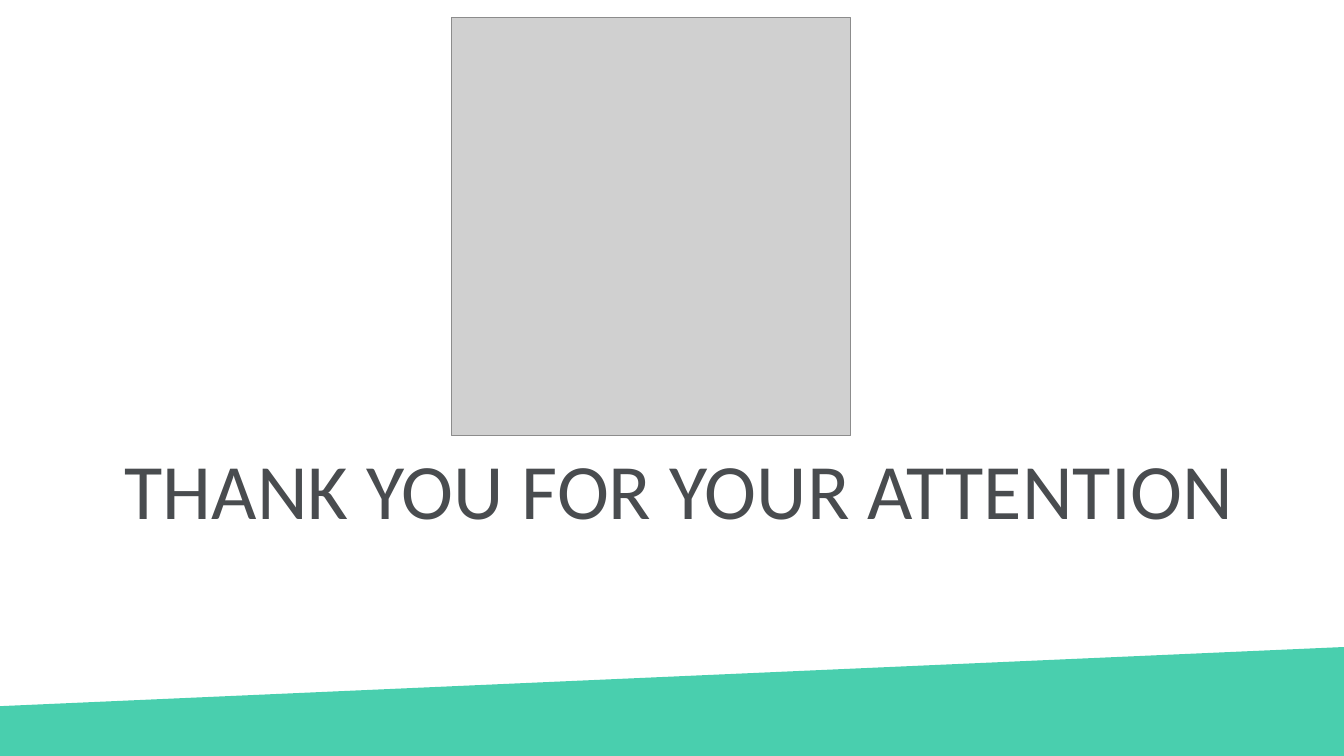
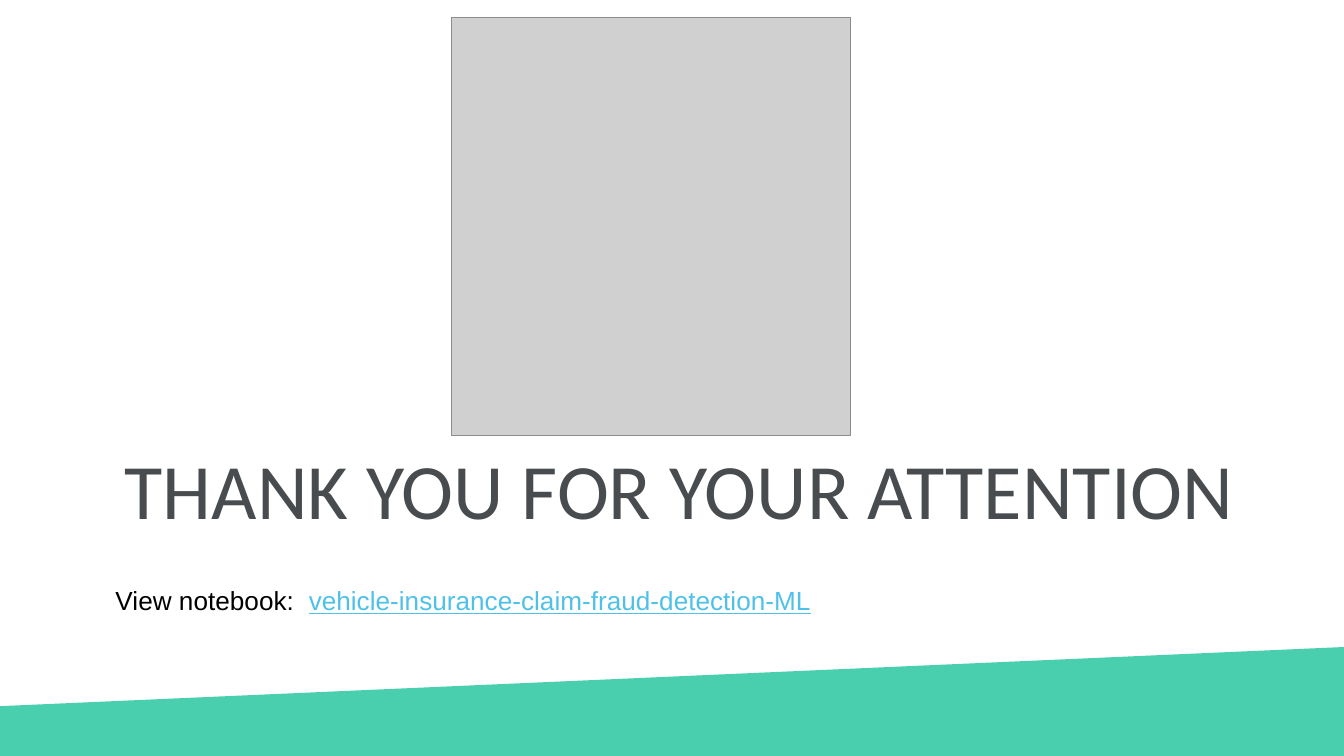
Before and after one commit to David38mk/vehicle-insurance-claim-fraud-datection-ML, a slide deck: slide 26 of reports/0_Machine Learning Presentation Template - Templateswise.com.pptx. Drawn at 1344x756 pixels with LibreOffice and Linux fonts; fonts in the diff are those of the drawing; grey boxes stand for pictures; background and template pictures are left out. Boxes give left, top, right and bottom in pixels: in the first picture for what was removed or moved away, otherwise in the second. Text is boxed around its words. In the diff, an @@ line names an element or a change of style, - is before the commit and + after.

```diff
--- a/reports/0_Machine Learning Presentation Template - Templateswise.com.pptx
+++ b/reports/0_Machine Learning Presentation Template - Templateswise.com.pptx
@@ text added at bbox=[115, 591, 811, 614], 14 pt, text #4FC1E9, underline @@
+View notebook: vehicle-insurance-claim-fraud-detection-ML
```
Also in this commit, not shown: 1 other slide changed, 2 other files.
